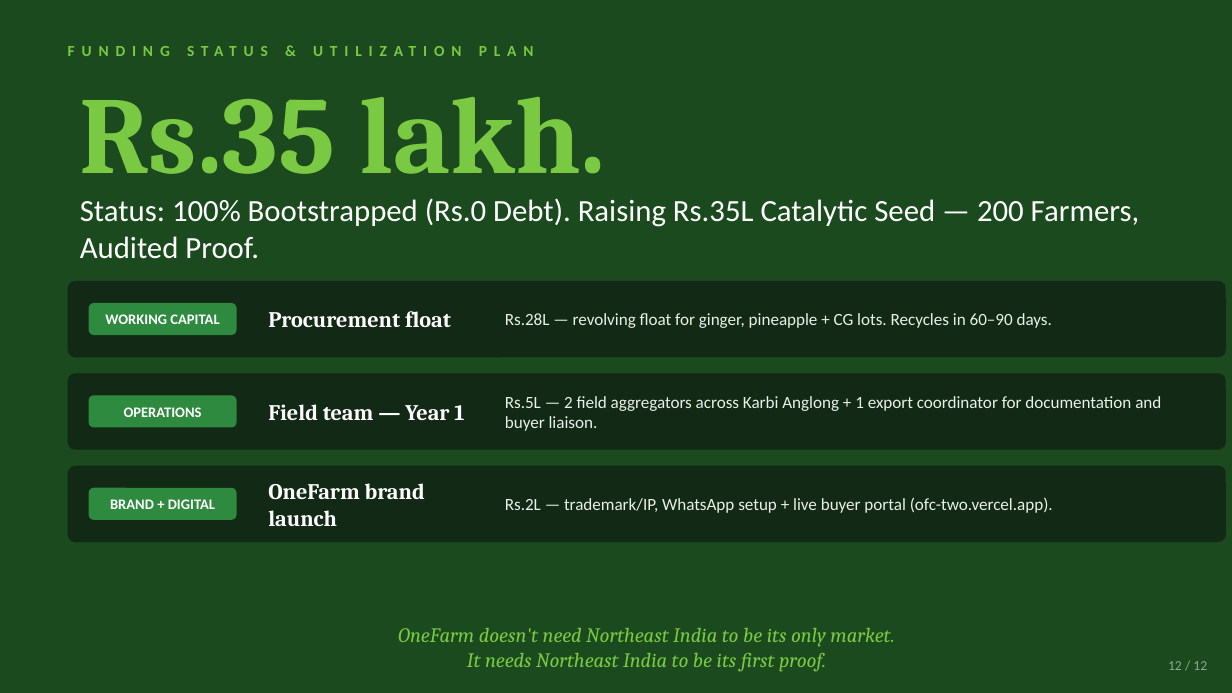
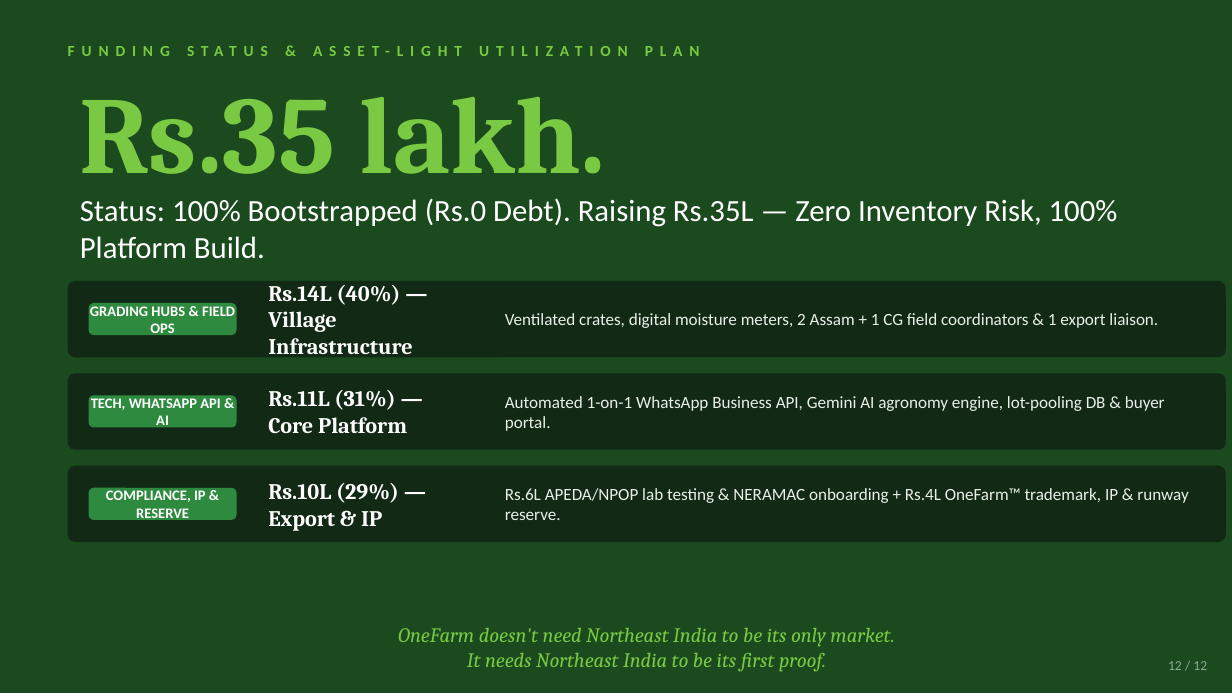
Before and after one commit to SHKSUD/OFC, a slide deck: slide 12 of OneFarm-v7-Jury-Compliant.pptx. Drawn at 1232x693 pixels with LibreOffice and Linux fonts; fonts in the diff are those of the drawing. Boxes give left, top, right and bottom in pixels: in the first picture for what was removed or moved away, otherwise in the second. Text is boxed around its words. In the diff, an @@ line names an element or a change of style, - is before the commit and + after.

Commit message:
Switch deck to Path B 100% Asset-Light Platform model with direct NERAMAC & buyer settlement

```diff
--- a/OneFarm-v7-Jury-Compliant.pptx
+++ b/OneFarm-v7-Jury-Compliant.pptx
@@ text at bbox=[68, 37, 1177, 64]: text changed @@
-FUNDING STATUS & UTILIZATION PLAN
+FUNDING STATUS & ASSET-LIGHT UTILIZATION PLAN
@@ text at bbox=[80, 198, 1118, 259]: text changed @@
-Status: 100% Bootstrapped (Rs.0 Debt). Raising Rs.35L Catalytic Seed — 200 Farmers, Audited Proof.
+Status: 100% Bootstrapped (Rs.0 Debt). Raising Rs.35L — Zero Inventory Risk, 100% Platform Build.
@@ text at bbox=[268, 285, 412, 354]: text changed @@
-Procurement float
+Rs.14L (40%) — Village Infrastructure
@@ text at bbox=[90, 303, 235, 338]: text changed @@
-WORKING CAPITAL
+GRADING HUBS & FIELD OPS
@@ text at bbox=[505, 313, 1158, 328]: text changed @@
-Rs.28L — revolving float for ginger, pineapple + CG lots. Recycles in 60–90 days.
+Ventilated crates, digital moisture meters, 2 Assam + 1 CG field coordinators & 1 export liaison.
@@ text at bbox=[91, 398, 220, 430]: text changed @@
-OPERATIONS
+TECH, WHATSAPP API & AI
@@ text at bbox=[268, 390, 407, 434]: text changed @@
-Field team — Year 1
+Rs.11L (31%) — Core Platform
@@ text at bbox=[505, 396, 1165, 431]: text changed @@
-Rs.5L — 2 field aggregators across Karbi Anglong + 1 export coordinator for documentation and buyer liaison.
+Automated 1-on-1 WhatsApp Business API, Gemini AI agronomy engine, lot-pooling DB & buyer portal.
@@ text at bbox=[106, 490, 206, 522]: text changed @@
-BRAND + DIGITAL
+COMPLIANCE, IP & RESERVE
@@ text at bbox=[268, 483, 399, 531]: text changed @@
-OneFarm brand launch
+Rs.10L (29%) — Export & IP
@@ text at bbox=[505, 488, 1188, 520]: text changed @@
-Rs.2L — trademark/IP, WhatsApp setup + live buyer portal (ofc-two.vercel.app).
+Rs.6L APEDA/NPOP lab testing & NERAMAC onboarding + Rs.4L OneFarm™ trademark, IP & runway reserve.
```
Also in this commit, not shown: 6 other slides changed, 1 other file.
